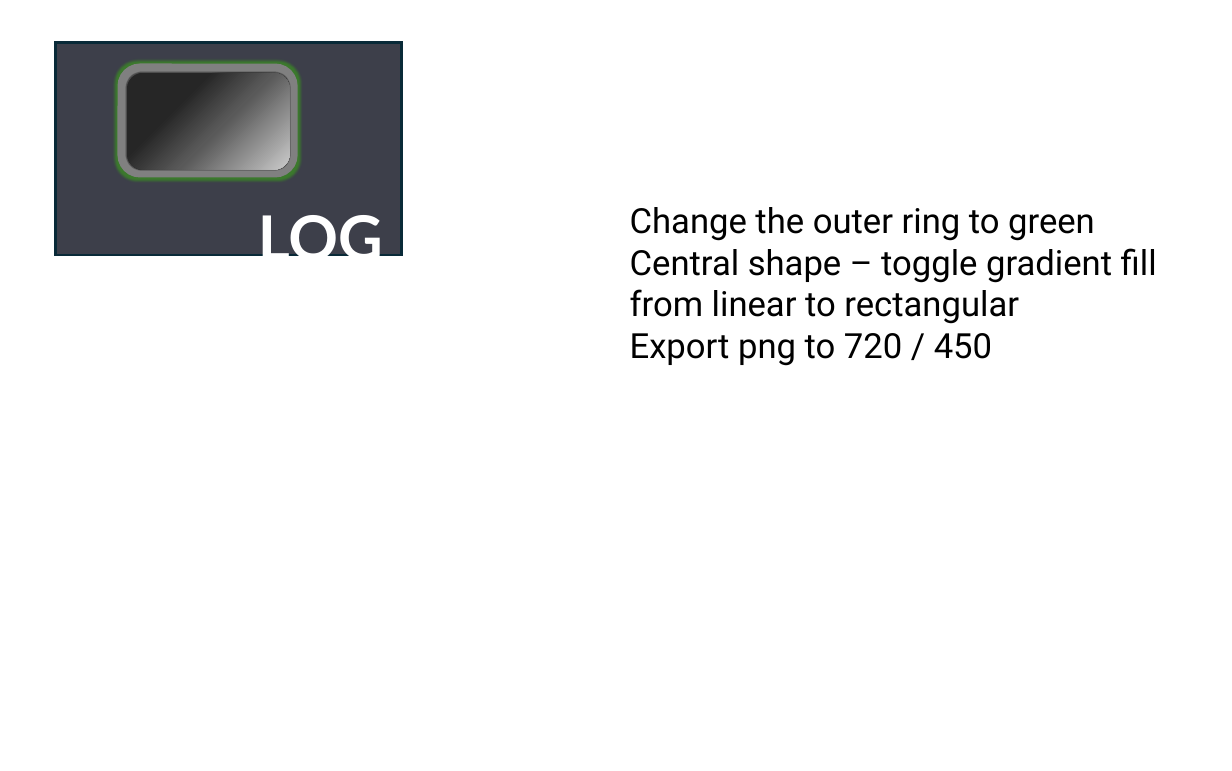
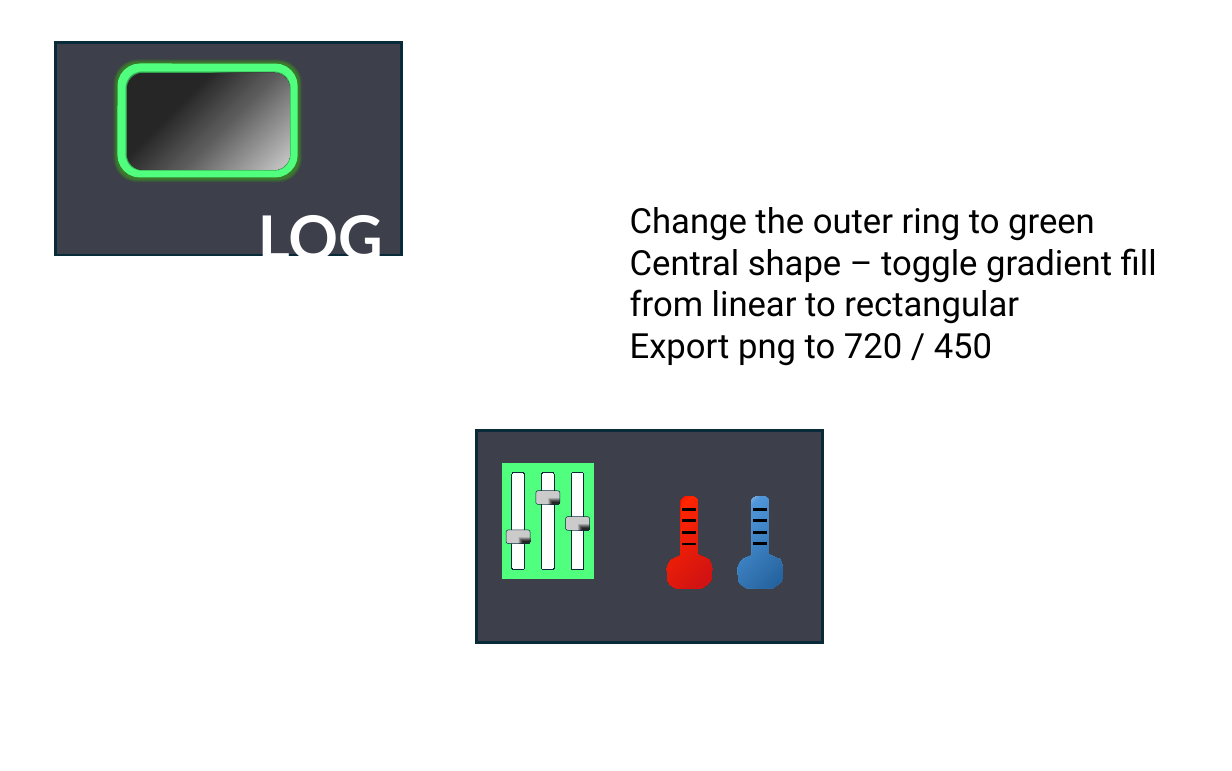
Before and after one commit to owhite/MESC_UIs, a slide deck: slide 1 of ESP32/T-HMI/shadow_buttons.pptx. Drawn at 1232x771 pixels with LibreOffice and Linux fonts; fonts in the diff are those of the drawing. Boxes give left, top, right and bottom in pixels: in the first picture for what was removed or moved away, otherwise in the second. Text is boxed around its words. In the diff, an @@ line names an element or a change of style, - is before the commit and + after.

```diff
--- a/ESP32/T-HMI/shadow_buttons.pptx
+++ b/ESP32/T-HMI/shadow_buttons.pptx
@@ rounded rectangle at (123,69,292,173): outline #808080 5.5 pt to #50FF7D 5.5 pt @@
@@ rectangle added at (477,431,823,643), fill #3D3F4A, outline #092A39 1.5 pt @@
@@ rectangle added at (500,460,596,581), fill #50FF7D, outline #3D3F4A 2 pt @@
@@ rounded rectangle added at (511,473,524,570), fill #FFFFFF, outline #092A39 0 pt @@
@@ rounded rectangle added at (542,473,554,570), fill #FFFFFF, outline #092A39 0 pt @@
@@ rounded rectangle added at (571,473,583,570), fill #FFFFFF, outline #092A39 0 pt @@
@@ rounded rectangle added at (536,491,560,504), fill gradient #262626 to #595959 to #CBCBCB, outline #092A39 0.25 pt @@
@@ rounded rectangle added at (506,529,529,543), fill gradient #262626 to #595959 to #CBCBCB, outline #092A39 0.25 pt @@
@@ rounded rectangle added at (565,517,589,531), fill gradient #262626 to #595959 to #CBCBCB, outline #092A39 0.25 pt @@
@@ group added at (667,496,712,588): 4 lines, 1 freeform shape @@
@@ group added at (739,496,784,588): 4 lines, 1 freeform shape @@
```
Also in this commit, not shown: 10 other files.
